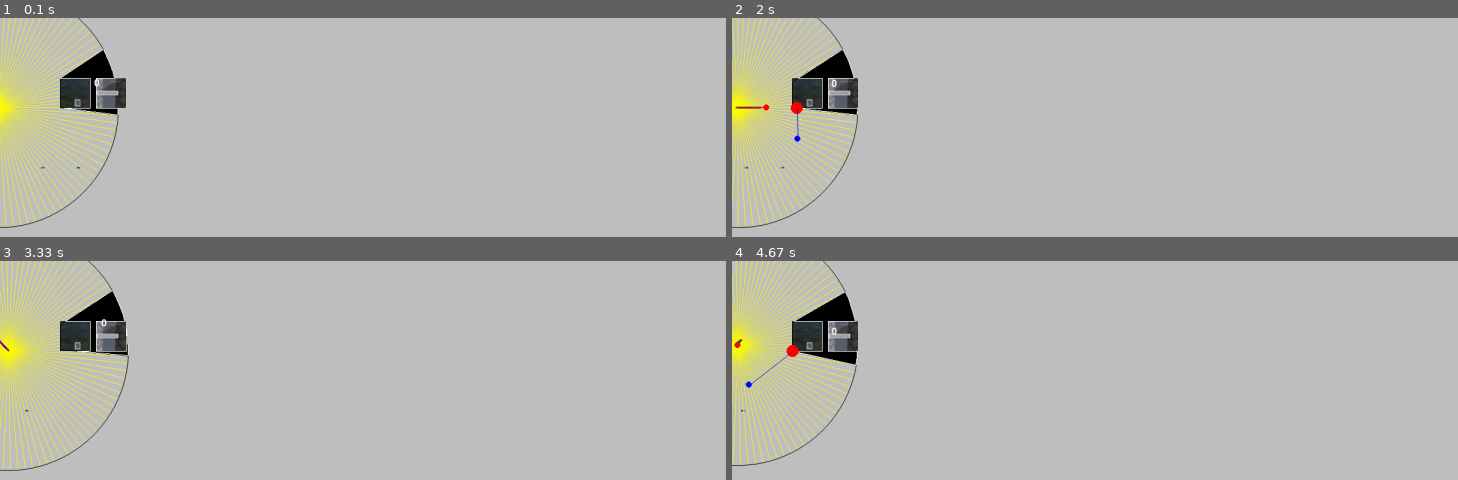
Above: before the commit, frames 1-4 (two rows, left to right).
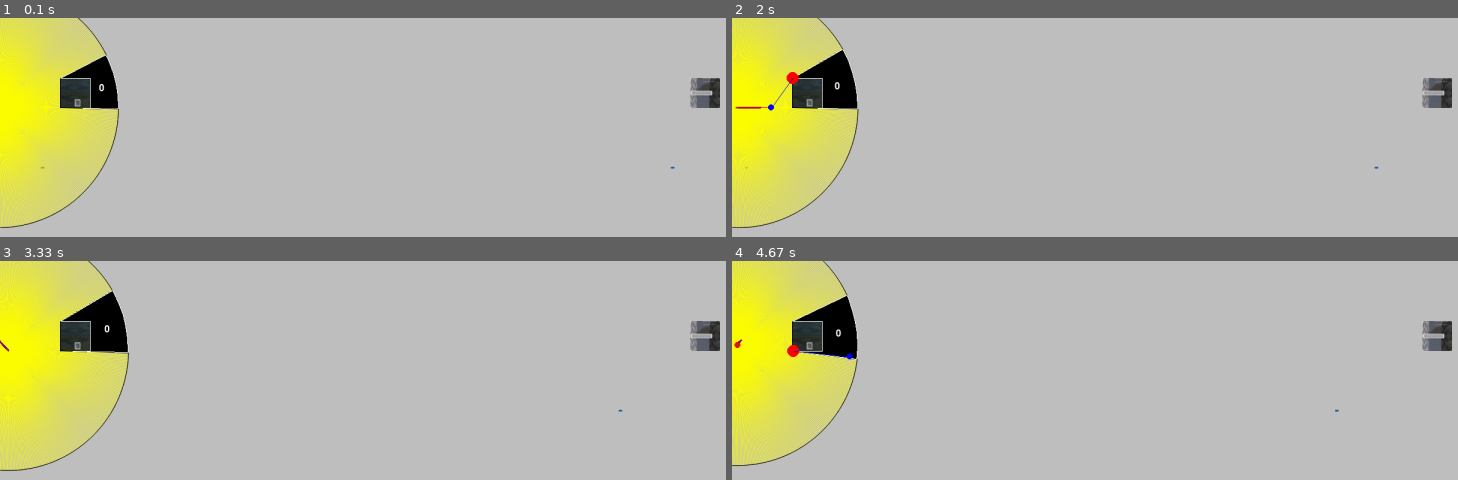
Above: after the commit, the same moments.

Repository: AlastairShipman1/ComputationalComplexity
Game: pygame game, started from main.py
The game is run twice, just before and just after one commit, with the same random seed, the same clock (stepped at 60 frames per second) and the same inputs.
Inputs (mouse positions are in pixels of both pictures, inside the frame that each line leads up to):
- Up to frame 1 (0.1 s): no input
- Up to frame 2 (2 s): tap Space at 0.33, 0.67 s; hold Right 1-1.47 s; move the mouse to (outside the picture) at 1.03 s; hold Up 1.5-1.97 s; move the mouse to (906, 175) at 1.53 s
- Up to frame 3 (3.33 s): hold Right 2-2.47 s; hold Left 2.5-3.03 s; hold Down from 3.07 s (still down)
- Up to frame 4 (4.67 s): release Down at 3.37 s; hold Left 3.4-3.8 s; hold Up 3.83-4.2 s; tap Space at 3.9, 4.3, 4.6 s; hold Right from 4.23 s (still down)

The runs differ from the first frame. In frame 1, 11% of the frame differs, in the area x 0-100%, y 0-96%; in frame 2, 12%; in frame 3, 12%; in frame 4, 12%.

Commit message:
doesn't work clockwise

Diff:
--- a/visualisation/PygameVisualiser/Vehicle.py
+++ b/visualisation/PygameVisualiser/Vehicle.py
@@ -118,11 +118,10 @@
 
     def rotate(self, angle_increment_radians):
         self.direction += angle_increment_radians
-        if self.direction <0:
-            self.direction += 2*np.pi
-        if abs(self.direction) > 2*np.pi:
-            self.direction= self.direction%(2*np.pi)
-
+        if self.direction < 0:
+            self.direction += 2 * np.pi
+        if abs(self.direction) > 2 * np.pi:
+            self.direction = self.direction % (2 * np.pi)
 
         self._create_image_instance()
 
@@ -134,7 +133,6 @@
 
         self.image = rotated_image
         self.image_offset = [self.image_offset[0] + offset[0], self.image_offset[1] + offset[1]]
-
 
     # endregion
     def update_offset(self, offset):
@@ -261,8 +259,8 @@
             surface.blit(img, self.convert_world_to_draw_coords([x[0][0], x[1][0]]))
 
     def draw_predicted_motion(self, surface):
-        for point in self.predictions_slow:
-            pygame.draw.circle(surface, Colours.GREEN, self.convert_world_to_draw_coords(point), 2)
+        # for point in self.predictions_slow:
+        #     pygame.draw.circle(surface, Colours.GREEN, self.convert_world_to_draw_coords(point), 2)
         if self.future_path_area is not None and not self.future_path_area.is_empty:
             coords = [self.convert_world_to_draw_coords([x, y])
                       for x, y in list(self.future_path_area.exterior.coords)]
@@ -283,10 +281,9 @@
         self.assess_closest_points()
 
     def angle_to_point(self, point):
-        vector_1 = [(point[0] - self.world_x), (point[1] - self.world_y) ]
-        direction_x = (1-np.sign(self.v_long))*0.5*np.pi+ self.direction
-        direction_y = (np.sign(self.v_long))*np.pi+ self.direction
-        vector_2 = [np.cos(direction_x), np.sin(direction_y)]
+        vector_1 = [(point[0] - self.world_x), (point[1] - self.world_y)]
+        direction = (1 - np.sign(self.v_long)) * 0.5 * np.pi + self.direction
+        vector_2 = [np.cos(direction), np.sin(-direction)]
         angle = angle_between(vector_1, vector_2)
 
         return angle
@@ -302,39 +299,40 @@
         self.collision_points_from_vehicle = []
         self.is_limiting_speed = False
         self.time_to_col = np.inf
-        # if self.v_long == 0:
-        #     return
+        vehicle_forward_point = [
+            self.world_x + 10 * np.sign(self.v_long) * self.v_long * np.cos(self.direction),
+            self.world_y - 10 * np.sign(self.v_long) * self.v_long * np.sin(self.direction)]
 
         for p in self.closest_unknown_points:
-
-            # if it is behind the vehicle's direction of travel, ignore it.
+            # find the angle, lateral and longitudinal distances for this point
+            # d_lat and angle are positive if the point is to the left of the vehicle, negative to the right
+            # this is consistent, even if driving backwards
+
             angle = self.angle_to_point(p)
-            # find the lateral and longitudinal distance for this point
+            if not isLeft([self.world_x, self.world_y], vehicle_forward_point, p):
+                angle = angle - np.pi / 2
             d_lat, d_long = self.pov_distances(p, angle)
 
             for actor in self.actors:
-
-                # can the actor actually reach us?
-                # if so, can lead to a collision, assess the maximum speed
-                # if abs(d_lat / v_actor) < abs(d_long / self.v_long):
-                #     return np.inf
-                worst_case_rel_angle_1, worst_case_rel_angle_2=self.find_worst_case_rel_angle(d_lat, d_long, actor.speed)
-
-                world_worst_case_angle_1 = worst_case_rel_angle_1 + np.pi + self.direction  # to make it world direction, and not relative
-                world_worst_case_angle_2 = worst_case_rel_angle_2 + np.pi + self.direction  # to make it world direction, and not relative
-                rel_dist = np.sqrt(d_lat ** 2 + d_long ** 2)
-                rel_vel = np.sqrt(actor.speed ** 2 + self.v_long ** 2 \
-                                  - (2 * actor.speed * np.sign(self.v_long)* self.v_long * np.cos(np.pi - worst_case_rel_angle_1)))
+                # at the moment it only works when driving forward, with the point on the left hand side
+                # TODO: i'm fairly certain the issue is here.
+                #  the min value is correct- maybe the find_worst_case_rel_angle function is wrong?
+                #  if not, it's what we do with that rel_worst_case_angle to turn it into world worst case
+                rel_worst_case_angle = min(self.find_worst_case_rel_angle(d_lat, d_long, actor.speed)) * np.sign(angle)
+                world_worst_case_angle = (rel_worst_case_angle + np.pi + self.direction) \
+                                             % (2 * np.pi)  # to make it world direction, and not relative
+
+                rel_dist = np.sqrt((p[0] - self.world_x) ** 2 + (p[1] - self.world_y) ** 2)
+                rel_vel = np.sqrt(
+                    actor.speed ** 2 +
+                    self.v_long ** 2 -
+                    (2 * actor.speed * abs(self.v_long) * np.cos(np.pi - abs(rel_worst_case_angle))))
 
                 time_to_col = rel_dist / rel_vel
 
                 vehicle_collision_point = [
-                    self.world_x + time_to_col *np.sign(self.v_long)* self.v_long * np.cos(self.direction),
-                    self.world_y - time_to_col *np.sign(self.v_long)* self.v_long * np.sin(self.direction)]
-
-                world_worst_case_angle = world_worst_case_angle_1
-                if not isLeft([self.world_x, self.world_y], vehicle_collision_point, p):
-                    world_worst_case_angle=world_worst_case_angle_1 +np.pi/2
+                    self.world_x + time_to_col * self.v_long * np.cos(self.direction),
+                    self.world_y - time_to_col * self.v_long * np.sin(self.direction)]
 
                 actor_collision_point = [
                     p[0] + time_to_col * actor.speed * np.cos(world_worst_case_angle),
@@ -343,13 +341,7 @@
                 self.collision_points_from_vehicle.append(vehicle_collision_point)
                 self.collision_points_from_actor.append(actor_collision_point)
 
-                # max_v_long = self.acc_rate * (time_to_col - self.latency)
-                # if max_v_long < abs(self.v_long):
-                #     self.is_limiting_speed = True
-                #     self.limiting_point = p
-                #     self.v_long -= np.sign(self.v_long) * self.acc_rate
-
-                # if max speed is lower than actual speed, need to limit this
+
 
     def calculate_closest_unknown_points(self):
 
@@ -369,8 +361,7 @@
             for pt in pts:
                 angle = self.angle_to_point(pt)
                 #
-                if angle > np.pi / 2:
-
+                if abs(angle) > np.pi / 2:
                     # pygame.draw.circle(surface, Colours.RED, (point.x, point.y), 5)
                     continue
                 dist = (pt[0] - self.world_x) ** 2 + (pt[1] - self.world_y) ** 2
@@ -426,7 +417,7 @@
         self.ray_endpoints = []
         depth = 200
         angle = self.direction
-        number_rays = 100
+        number_rays = 500
         for i in range(number_rays):
             # create a line between the car and the max length
             # cycle through all obstacles
@@ -455,8 +446,8 @@
             angle -= (np.pi * 2) / number_rays
 
     def find_worst_case_rel_angle(self, d_lat, d_long, v_actor):
-        x = d_lat / d_long
-        y = self.v_long / v_actor
+        x = abs(d_lat) / d_long
+        y = abs(self.v_long) / v_actor
 
         # see powerpoint for a derivation of these values
         a = (x ** 2) + 1
@@ -474,7 +465,6 @@
             angle_1 = np.arccos(A)
         if abs(B) <= 1:
             angle_2 = np.arccos(B)
-
         if not np.isfinite(angle_1) and not np.isfinite(angle_2):
             return np.nan, np.nan
 
@@ -484,7 +474,7 @@
 class NormalVehicle(Vehicle):
     def __init__(self, starting_position=(0, 150), starting_direction_degrees=90):
         super().__init__(image_path=None, initial_position=starting_position,
-                                            starting_direction_degrees=starting_direction_degrees)
+                         starting_direction_degrees=starting_direction_degrees)
 
     def update(self, dt):
         self.accelerate(self.acc_rate)
--- a/visualisation/PygameVisualiser/World.py
+++ b/visualisation/PygameVisualiser/World.py
@@ -60,7 +60,7 @@
                 v = NormalVehicle(starting_position=(x - rect[2] / 2, y * 2.5))
                 self.pygame_agents.append(v)
 
-                x += scaled_image.get_width() + 10
+                x += scaled_image.get_width()+1000
 
         self.obstacles = shapely.geometry.MultiPolygon(self.obstacles)
         self.ego_vehicle = EgoVehicle(self)
